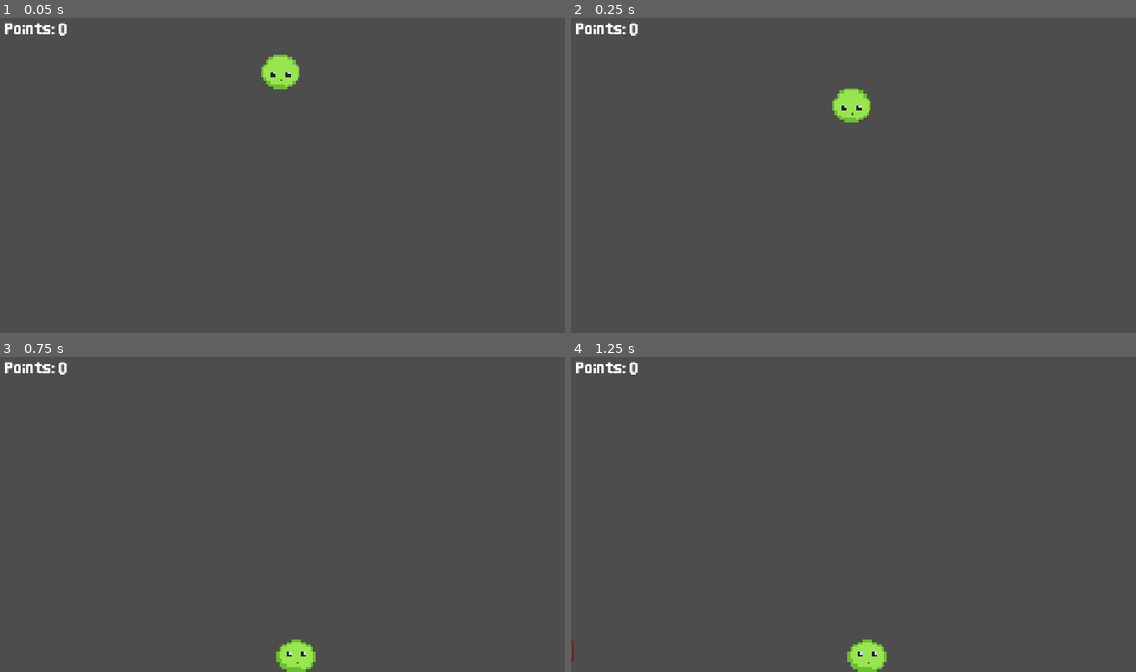
Above: before the commit, frames 1-4 (two rows, left to right).
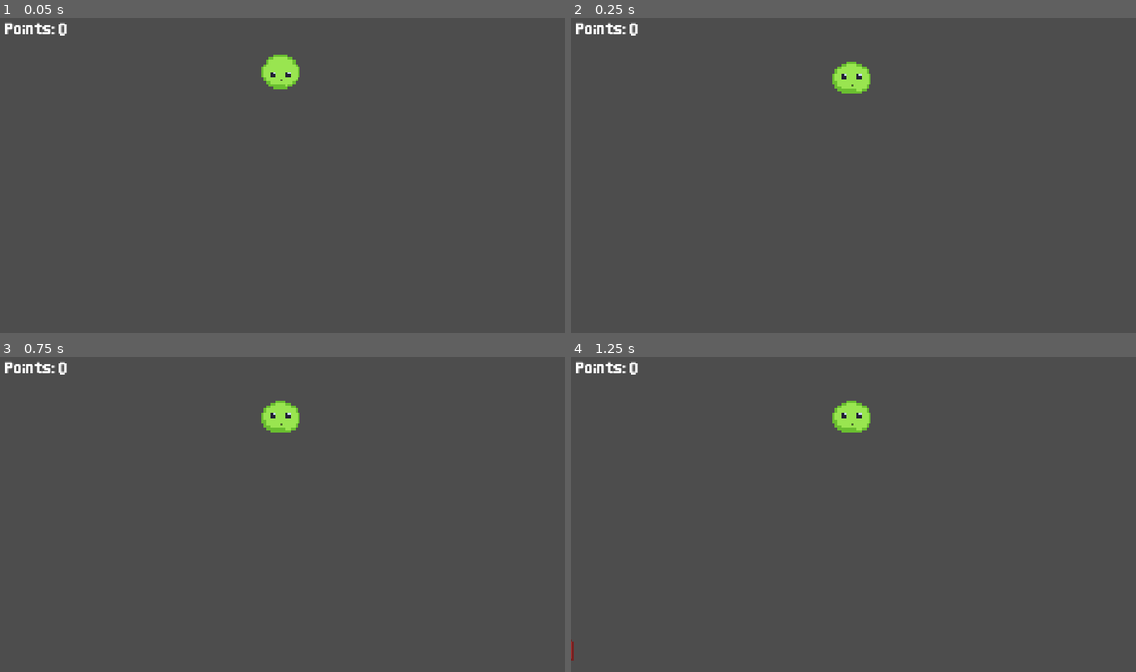
Above: after the commit, the same moments.

Repository: gnampfkuchen-oss/King-of-Blob
Game: Godot game, scene res://Scenes/main.tscn
The game is run twice, just before and just after one commit, with the same random seed, the same clock (stepped at 60 frames per second) and the same inputs.
Inputs:
- Up to frame 1 (0.05 s): no input
- Up to frame 2 (0.25 s): no input
- Up to frame 3 (0.75 s): hold Right (right) from 0.53 s (still down)
- Up to frame 4 (1.25 s): keep holding Right (right)

Frame 1 is identical in both runs. In frame 2, 1.1% of the frame differs, in the area x 46-53%, y 13-34%; in frame 3, 1.1%, in the area x 46-56%, y 13-100%; in frame 4, 1.1%.

Commit message:
Update main.tscn

Diff:
--- a/new-game-project/Scenes/main.tscn
+++ b/new-game-project/Scenes/main.tscn
@@ -8,7 +8,7 @@
 [ext_resource type="PackedScene" uid="uid://f060nnwkta4y" path="res://Scenes/enemy1_R.tscn" id="5_kry3j"]
 
 [sub_resource type="RectangleShape2D" id="RectangleShape2D_23856"]
-size = Vector2(1375, 20)
+size = Vector2(24.75, 14)
 
 [node name="Main" type="Node2D" unique_id=942728068]
 position = Vector2(19, -19)
@@ -18,6 +18,10 @@
 
 [node name="ground" type="CollisionShape2D" parent="Arena" unique_id=302052746]
 position = Vector2(566, 681)
+shape = SubResource("RectangleShape2D_23856")
+
+[node name="ground2" type="CollisionShape2D" parent="Arena" unique_id=134617278]
+position = Vector2(550.625, 191)
 shape = SubResource("RectangleShape2D_23856")
 
 [node name="Spawner L" type="Node2D" parent="." unique_id=1427597293]
